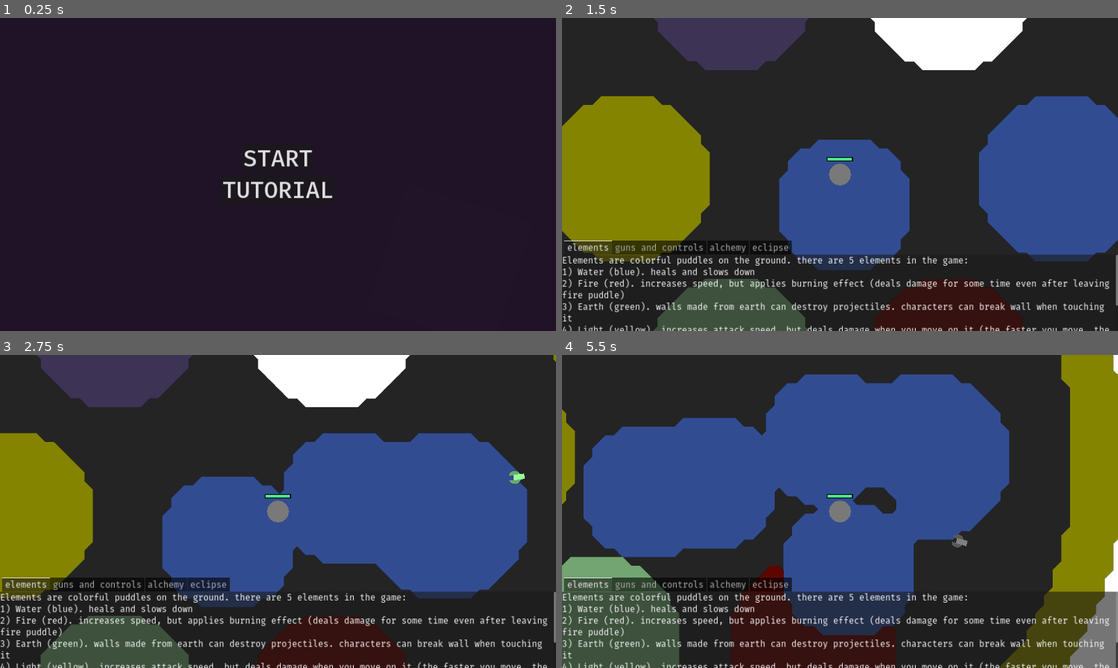
Above: before the commit, frames 1-4 (two rows, left to right).
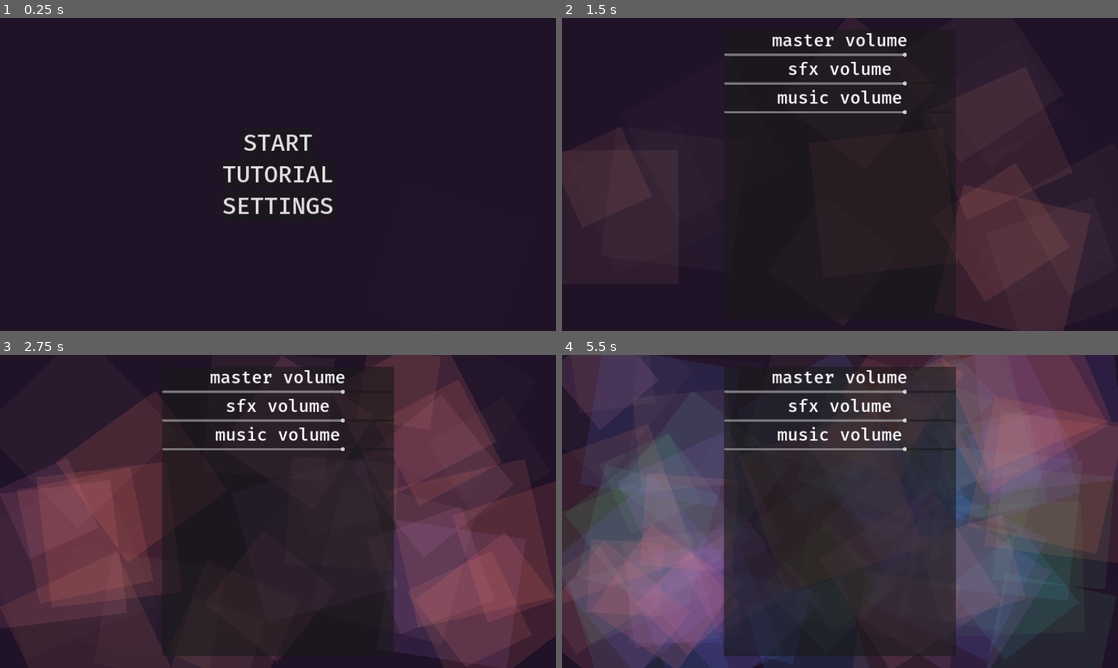
Above: after the commit, the same moments.

Repository: alhimik12/eclipse_showdown
Game: Godot game, scene res://levels/interface/menu.tscn
Same seed, same stepped clock (60 frames per second), same inputs: the game is played once before the commit and once after it.
Inputs (mouse positions are in pixels of both pictures, inside the frame that each line leads up to):
- Up to frame 1 (0.25 s): no input
- Up to frame 2 (1.5 s): click "TUTORIAL" at 0.5 s; click (840, 205) at 1.25 s, where only the run after the commit has a clickable "SETTINGS"
- Up to frame 3 (2.75 s): tap Enter at 2 s; move the mouse to (400, 495) at 2.02 s; hold D (move_right) from 2.03 s (still down); click (400, 495) at 2.1 s; right-click (400, 495) at 2.3 s
- Up to frame 4 (5.5 s): move the mouse to (728, 527) at 2.77 s; release D (move_right) at 2.78 s; hold S (move_down) 2.78-3.53 s; right-click (728, 527) at 2.85 s; click (728, 527) at 3.05 s; move the mouse to (895, 442) at 3.52 s; hold D (move_right) 3.53-4.28 s; click (895, 442) at 3.6 s; right-click (895, 442) at 3.8 s; move the mouse to (812, 574) at 4.27 s; hold Q (loadup1) 4.28-5.03 s; right-click (812, 574) at 4.35 s; click (812, 574) at 4.55 s; move the mouse to (1006, 558) at 5.02 s; hold A (more_left) from 5.03 s (still down); tap Mouse wheel down (select_down) at 5.1 s; right-click (1006, 558) at 5.3 s

The runs differ from the first frame. In frame 1, 1.9% of the frame differs, in the area x 40-60%, y 37-63%; in frame 2, 56%; in frame 3, 73%; in frame 4, 90%, in the area x 0-100%, y 0-100%.

Commit message:
added more audio, settings, removed export

Diff:
--- a/characters/enemies/monk.gd
+++ b/characters/enemies/monk.gd
@@ -1,6 +1,6 @@
 extends enemy_class
 
-var duration = 0.2
+var duration = 0.3
 var bomb_sc = preload("res://characters/enemies/projectiles/bomb.tscn")
 var dart_sc = preload("res://characters/enemies/projectiles/enemy_dart.tscn")
 
@@ -9,7 +9,7 @@
 	if player_vec.length() > 200:
 		pass
 	elif $dash_cooldown.is_stopped():
-		var new_position = global_position + player_vec.normalized() * 200
+		var new_position = global_position + player_vec.normalized() * 150
 		var tween = create_tween()
 		tween.set_ease(Tween.EASE_IN_OUT).set_trans(Tween.TRANS_QUART)
 		#tween.finished.connect(die)
--- a/characters/enemies/slime.gd
+++ b/characters/enemies/slime.gd
@@ -12,7 +12,8 @@
 
 func wall_hit():
 	super()
-	tween.stop()
+	if tween:
+		tween.stop()
 
 func move_timeout():
 	var rot = get_angle_to(tilemap.sun.center)
--- a/characters/player/weapons/antimatter_gauntlet.gd
+++ b/characters/player/weapons/antimatter_gauntlet.gd
@@ -24,3 +24,4 @@
 				after_shoot()
 			ammo -= 1
 			shoot_timer.start(time_modifier * shoot_time)
+			play_sound()
--- a/characters/player/weapons/gun_class.gd
+++ b/characters/player/weapons/gun_class.gd
@@ -34,6 +34,13 @@
 		get_parent().get_parent().add_child(proj_node)
 		after_shoot()
 		shoot_timer.start(time_modifier * shoot_time)
+		play_sound()
+
+func play_sound():
+	if has_node("sound"):
+		get_node("sound").play()
+	else:
+		Sfx.play("shoot_antimatter.mp3", 1, -8)
 
 func loadup_call():
 	if load_timer.is_stopped():
--- a/default_bus_layout.tres
+++ b/default_bus_layout.tres
@@ -16,5 +16,5 @@
 bus/2/solo = false
 bus/2/mute = false
 bus/2/bypass_fx = false
-bus/2/volume_db = 0.0
+bus/2/volume_db = -7.27252
 bus/2/send = &"Master"
--- a/levels/interface/menu.gd
+++ b/levels/interface/menu.gd
@@ -10,8 +10,10 @@
 
 func _process(delta):
 	if Input.is_action_just_pressed("escape"):
+		Sfx.play("click.mp3", 0.7)
 		menu_type = 0
 		$loadout_chooser.hide()
+		$settings.hide()
 
 		$main_menu.show()
 
@@ -19,3 +21,10 @@
 func _on_tutorial_pressed():
 	Sfx.play("click.mp3")
 	get_tree().change_scene_to_file("res://levels/tutorial.tscn")
+
+
+func _on_settings_pressed():
+	Sfx.play("click.mp3")
+	$main_menu.hide()
+	$settings.show()
+	menu_type = 2
--- a/levels/interface/menu.tscn
+++ b/levels/interface/menu.tscn
@@ -1,9 +1,10 @@
-[gd_scene load_steps=12 format=3 uid="uid://d5whhmeu71gd"]
+[gd_scene load_steps=13 format=3 uid="uid://d5whhmeu71gd"]
 
 [ext_resource type="Script" path="res://levels/interface/menu.gd" id="1_1k5of"]
 [ext_resource type="FontFile" uid="uid://d2xc3bvndpihv" path="res://misc/FiraMono-Medium.ttf" id="1_a438f"]
 [ext_resource type="PackedScene" uid="uid://b8m26cqtqfevh" path="res://levels/interface/loadout_chooser.tscn" id="2_esnuq"]
 [ext_resource type="Texture2D" uid="uid://cuilto7u8xk2a" path="res://textures/basic_shapes/square.png" id="4_0d4iv"]
+[ext_resource type="PackedScene" uid="uid://cpogr66asdgb3" path="res://levels/interface/settings.tscn" id="4_3xpmh"]
 [ext_resource type="AudioStream" uid="uid://drfoidvv28k5j" path="res://audio/music/white_space.mp3" id="5_qo8c7"]
 
 [sub_resource type="Theme" id="Theme_cq0yo"]
@@ -97,6 +98,18 @@
 theme = SubResource("Theme_cq0yo")
 text = "TUTORIAL"
 
+[node name="settings" type="Button" parent="main_menu/vbox"]
+layout_mode = 2
+size_flags_horizontal = 4
+size_flags_vertical = 4
+theme = SubResource("Theme_cq0yo")
+text = "SETTINGS
+"
+
+[node name="settings" parent="." instance=ExtResource("4_3xpmh")]
+visible = false
+layout_mode = 1
+
 [node name="ColorRect" type="ColorRect" parent="."]
 z_index = -30
 layout_mode = 1
@@ -133,6 +146,8 @@
 [node name="AudioStreamPlayer" type="AudioStreamPlayer" parent="."]
 stream = ExtResource("5_qo8c7")
 autoplay = true
+bus = &"music"
 
 [connection signal="pressed" from="main_menu/vbox/Button" to="." method="start_pressed"]
 [connection signal="pressed" from="main_menu/vbox/tutorial" to="." method="_on_tutorial_pressed"]
+[connection signal="pressed" from="main_menu/vbox/settings" to="." method="_on_settings_pressed"]
--- /dev/null
+++ b/levels/interface/settings.gd
@@ -0,0 +1,20 @@
+extends Control
+
+
+
+func master_slider(value):
+	playsound()
+	AudioServer.set_bus_volume_db(AudioServer.get_bus_index("Master"), value)
+
+
+func sfx_slider(value):
+	playsound()
+	AudioServer.set_bus_volume_db(AudioServer.get_bus_index("SFX"), value)
+
+
+func music_slider(value):
+	playsound()
+	AudioServer.set_bus_volume_db(AudioServer.get_bus_index("music"), value)
+
+func playsound():
+	Sfx.play("click.mp3")
--- /dev/null
+++ b/levels/interface/settings.tscn
@@ -0,0 +1,80 @@
+[gd_scene load_steps=4 format=3 uid="uid://cpogr66asdgb3"]
+
+[ext_resource type="Script" path="res://levels/interface/settings.gd" id="1_1exfr"]
+[ext_resource type="FontFile" uid="uid://d2xc3bvndpihv" path="res://misc/FiraMono-Medium.ttf" id="1_8j15a"]
+
+[sub_resource type="Theme" id="Theme_jh7wk"]
+default_font = ExtResource("1_8j15a")
+default_font_size = 60
+
+[node name="settings" type="Control"]
+layout_mode = 3
+anchors_preset = 15
+anchor_right = 1.0
+anchor_bottom = 1.0
+grow_horizontal = 2
+grow_vertical = 2
+script = ExtResource("1_1exfr")
+
+[node name="PanelContainer" type="PanelContainer" parent="."]
+layout_mode = 1
+anchors_preset = 8
+anchor_left = 0.5
+anchor_top = 0.5
+anchor_right = 0.5
+anchor_bottom = 0.5
+offset_left = -400.0
+offset_top = -500.0
+offset_right = 400.0
+offset_bottom = 500.0
+grow_horizontal = 2
+grow_vertical = 2
+
+[node name="VBoxContainer" type="VBoxContainer" parent="PanelContainer"]
+layout_mode = 2
+
+[node name="Label" type="Label" parent="PanelContainer/VBoxContainer"]
+layout_mode = 2
+theme = SubResource("Theme_jh7wk")
+text = "master volume"
+horizontal_alignment = 1
+
+[node name="HSlider" type="HSlider" parent="PanelContainer/VBoxContainer"]
+layout_mode = 2
+size_flags_vertical = 8
+min_value = -60.0
+max_value = 10.0
+step = 0.5
+value = -5.0
+
+[node name="Label3" type="Label" parent="PanelContainer/VBoxContainer"]
+layout_mode = 2
+theme = SubResource("Theme_jh7wk")
+text = "sfx volume"
+horizontal_alignment = 1
+
+[node name="HSlider3" type="HSlider" parent="PanelContainer/VBoxContainer"]
+layout_mode = 2
+size_flags_vertical = 8
+min_value = -60.0
+max_value = 10.0
+step = 0.5
+value = -5.0
+
+[node name="Label2" type="Label" parent="PanelContainer/VBoxContainer"]
+layout_mode = 2
+theme = SubResource("Theme_jh7wk")
+text = "music volume"
+horizontal_alignment = 1
+
+[node name="HSlider2" type="HSlider" parent="PanelContainer/VBoxContainer"]
+layout_mode = 2
+size_flags_vertical = 8
+min_value = -60.0
+max_value = 10.0
+step = 0.5
+value = -5.0
+
+[connection signal="value_changed" from="PanelContainer/VBoxContainer/HSlider" to="." method="master_slider"]
+[connection signal="value_changed" from="PanelContainer/VBoxContainer/HSlider3" to="." method="sfx_slider"]
+[connection signal="value_changed" from="PanelContainer/VBoxContainer/HSlider2" to="." method="music_slider"]
--- a/misc/enemy_spawner.gd
+++ b/misc/enemy_spawner.gd
@@ -22,7 +22,7 @@
 	spawn_wave()
 
 func get_wave_cost(wave):
-	return 8 + wave * 2
+	return 6 + wave * 2
 
 func enemy_died(enemy):
 	if len(get_tree().get_nodes_in_group("enemy")) == 1:
--- a/misc/music_player.gd
+++ b/misc/music_player.gd
@@ -11,6 +11,7 @@
 func play(path):
 	var player: AudioStreamPlayer = AudioStreamPlayer.new()
 	player.stream = load('res://audio/music/' + path + ".mp3")
+	player.bus = &'music'
 	add_child(player)
 	player.finished.connect(finished)
 	player.play()
Not shown, removed: export/web/export.apple-touch-icon.png.import
Not shown, removed: export/web/export.icon.png.import
Not shown, removed: export/web/export.png.import
Not shown, changed: export/web.zip
Not shown, removed: export/web/export.apple-touch-icon.png
Not shown, removed: export/web/export.audio.worklet.js
Not shown, removed: export/web/export.html.pck
Not shown, removed: export/web/export.icon.png
Not shown, removed: export/web/export.js
Not shown, removed: export/web/export.pck
Not shown, removed: export/web/export.png
Not shown, changed: export/web/export.wasm
(and 5 more such lines)
